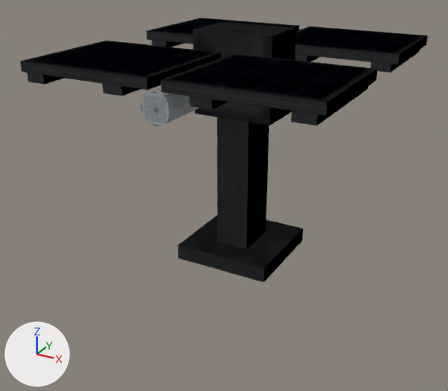
The OBJ model src/main/resources/assets/electricity/models/pv_track/pv_track.obj as it was, and as the next commit left it.
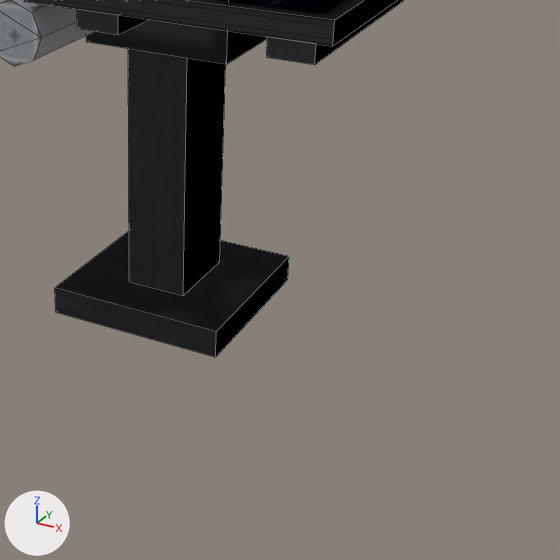
Old and new are each drawn whole from a camera (50 mm lens) standing at (0.863, -1.699, 1.039) and looking at (-0.019, -0.095, 0.237) and again close up on the part from 33% to 100% of the width and 23% to 100% of the height. The axes (+X, +Y, +Z) are drawn at lower left. The lights are the same throughout. The first two pictures are the older version. The close-ups show mesh edges as thin lines. Where no turn or scale is listed for an object, it has been applied to the vertices.

In view in the first close-up: 'motor', 'motor.002', 'pier', 'rotate_modules.001', 'rotate_modules.002', 'rotate_rails', 'rotate_tube', 'rotate_tube.001'.
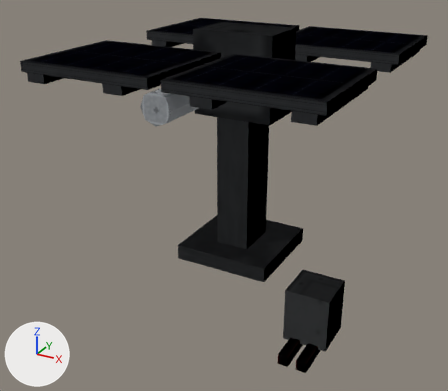
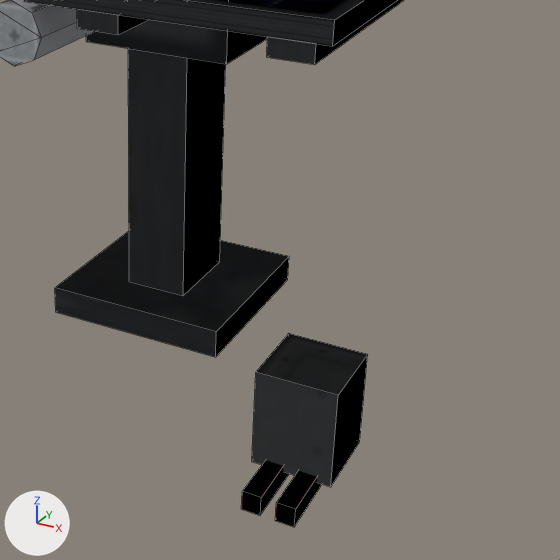
Location of each change, [x1, y1, x2, y2] in pixels of the close-ups (560 x 560 px):
'harness', added: after [252, 354, 368, 487]
'harness.001', added: after [256, 333, 367, 395]
'harness.002', added: after [241, 460, 322, 527]

Patch to the scene script:
```diff
--- a/src/main/resources/assets/electricity/models/pv_track/pv_track.obj.py
+++ b/src/main/resources/assets/electricity/models/pv_track/pv_track.obj.py
@@ img_dc_string_line_png @@
+img_dc_string_line_png = load_image('dc_string_line.png', '../../textures/block/dc_string_line.png', 16, 16, 'sRGB')
@@ mat_dc_cable @@
+mat_dc_cable = principled_material('dc_cable')
+mat_dc_cable.texture = img_dc_string_line_png
@@ me_harness_002 @@
+me_harness_002.from_pydata(...)  # a box spanning x 0.361..0.389, y -0.5..-0.36, z 0.0..0.03; a box spanning x 0.411..0.439, y -0.5..-0.36, z 0.0..0.03
+me_harness_002.materials.append(mat_dc_cable)  # picture img_dc_string_line_png
@@ me_harness_001 @@
+me_harness_001.from_pydata(...)  # 4 vertices, 1 face; spans x 0.34..0.46, y -0.42..-0.3, z 0.17
+me_harness_001.materials.append(mat_cabinet_top)  # picture img_pv_cabinet_top_png
@@ me_harness @@
+me_harness.from_pydata(...)  # 8 vertices, 5 faces; spans x 0.34..0.46, y -0.42..-0.3, z 0.02..0.17
+me_harness.materials.append(mat_cabinet)  # picture img_pv_cabinet_png
@@ ob_harness_002 @@
+ob_harness_002 = bpy.data.objects.new('harness.002', me_harness_002)
+ob_harness_002.location = (0.0, 0.0, 0.0)
@@ ob_harness_001 @@
+ob_harness_001 = bpy.data.objects.new('harness.001', me_harness_001)
+ob_harness_001.location = (0.0, 0.0, 0.0)
@@ ob_harness @@
+ob_harness = bpy.data.objects.new('harness', me_harness)
+ob_harness.location = (0.0, 0.0, 0.0)
```
